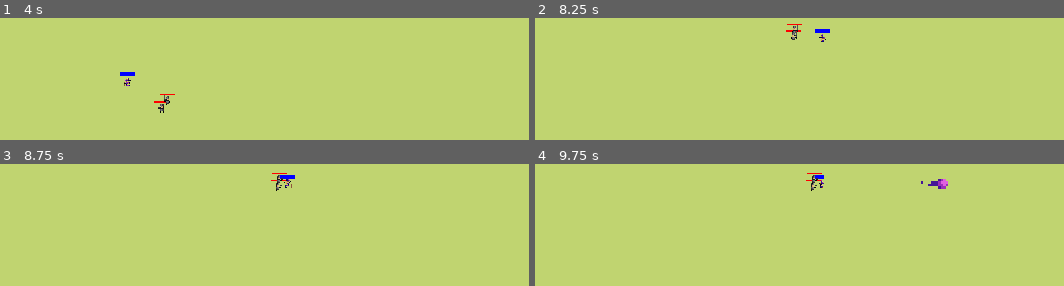
Above: before the commit, frames 1-4 (two rows, left to right).
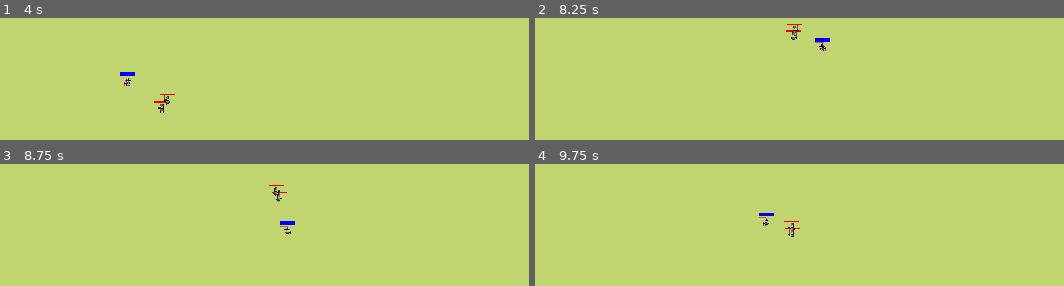
Above: after the commit, the same moments.

Repository: matulai/videojuego-rival-tactics
Game: Godot game, scene res://scenes/TestScene.tscn
The game is run twice, just before and just after one commit, with the same random seed, the same clock (stepped at 60 frames per second) and the same inputs. This scene is started directly instead of the project's main scene.
Inputs:
- Up to frame 1 (4 s): tap Enter at 0.5 s; hold W (move_up_1) 0.53-2.03 s; tap Space (attack_1) at 0.6, 2.75 s; tap Keypad 1 (attack_2) at 1.35 s; hold A (move_left_1) 2.03-3.53 s; tap Q (hability_1) at 2.1 s; tap Keypad 2 (hability_2) at 2.85 s; hold S (move_down_1) from 3.53 s (still down); tap Down (move_down_2) at 3.6 s
- Up to frame 2 (8.25 s): tap Enter at 4.25 s; release S (move_down_1) at 4.28 s; hold D (move_right_1) 4.28-5.03 s; tap Left (move_left_2) at 4.35 s; hold W (move_up_1) 5.03-5.78 s; tap Right (move_right_2) at 5.1 s; hold D (move_right_1) 5.78-8.03 s; tap Up (move_up_2) at 5.85 s; tap Space (attack_1) at 6.6, 7.25 s; tap Keypad 1 (attack_2) at 7.35 s; hold S (move_down_1) from 8.03 s (still down); tap Q (hability_1) at 8.1 s
- Up to frame 3 (8.75 s): keep holding S (move_down_1)
- Up to frame 4 (9.75 s): release S (move_down_1) at 8.78 s; hold A (move_left_1) 8.78-9.53 s; tap Keypad 2 (hability_2) at 8.85 s; tap Enter at 9.5 s; hold W (move_up_1) from 9.53 s (still down); tap Down (move_down_2) at 9.6 s

Frame 1 is identical in both runs. In frame 2, 0.3% of the frame differs, in the area x 52-56%, y 9-28%; in frame 3, 0.5%; in frame 4, 0.7%, in the area x 42-79%, y 7-60%.

Commit message:
Se agregan efectos de sonidos para la habilidad del mago

Diff:
--- a/boss_rival_tactics/characters/player/hability.gd
+++ b/boss_rival_tactics/characters/player/hability.gd
@@ -1,10 +1,14 @@
 extends AbstractState
 
 func enter() -> void:
-	character.move_direction = Vector2.ZERO
-	character.move()
-	character._play_animation("hability_animation")
+	if not character.hability_bar.is_hability_on_cooldown:
+		character.move_direction = Vector2.ZERO
+		character.move()
+		character._play_animation("hability_animation")
+	else:
+		emit_signal("finished", "idle")
 
 func _on_animation_finished(anim_name: String):
 	if anim_name == "hability_animation":
 		emit_signal("finished", "idle")
+		character.hability_bar.hability_casted()
--- a/boss_rival_tactics/characters/player/players/playerMage.gd
+++ b/boss_rival_tactics/characters/player/players/playerMage.gd
@@ -19,3 +19,6 @@
 	)
 
 	get_tree().current_scene.add_child(projectile_instance)
+
+func hability_spell_cast_sound() -> void:
+	play_sound("res://music_sonds/magical-spell-cast.wav")
--- a/boss_rival_tactics/habilities/fireball/Fireball.gd
+++ b/boss_rival_tactics/habilities/fireball/Fireball.gd
@@ -1,7 +1,7 @@
 extends "res://weapons/Proyectile.gd"
 
-@onready var particles: CPUParticles2D = $CPUParticles2D
 @onready var animation: AnimationPlayer = $AnimationPlayer
+@onready var audio: AudioStreamPlayer2D = $AudioStreamPlayer2D
 
 var is_exploting: bool = false
 
@@ -11,11 +11,14 @@
 	animation.play("idle")
 
 func _on_hitbox_body_entered(body: Node2D) -> void:
-	animation.play("explosion")
-	set_physics_process(false)
+	explote()
 	if body.has_method("take_damage"):
 		body.take_damage(damage, 0, 0)
 
 func _on_lifetime_timer_timeout() -> void:
+	explote()
+
+func explote() -> void:
+	audio.play()
 	animation.play("explosion")
 	set_physics_process(false)
--- a/boss_rival_tactics/habilities/fireball/Fireball.tscn
+++ b/boss_rival_tactics/habilities/fireball/Fireball.tscn
@@ -1,8 +1,9 @@
-[gd_scene load_steps=9 format=3 uid="uid://deixwyw8nov3a"]
+[gd_scene load_steps=10 format=3 uid="uid://deixwyw8nov3a"]
 
 [ext_resource type="PackedScene" uid="uid://bftfueubtbhuy" path="res://weapons/Proyectile.tscn" id="1_dprg1"]
 [ext_resource type="Script" path="res://habilities/fireball/Fireball.gd" id="2_8o0r7"]
 [ext_resource type="Texture2D" uid="uid://b7n7wohj4253a" path="res://assets/sprites/magic_bullet1.png" id="3_ixo8g"]
+[ext_resource type="AudioStream" uid="uid://ds56qfdlxs5fw" path="res://music_sonds/magic-spell-impact.wav" id="4_ealcj"]
 
 [sub_resource type="CircleShape2D" id="CircleShape2D_o6yjk"]
 radius = 12.0
@@ -163,20 +164,11 @@
 position = Vector2(15, 0)
 shape = SubResource("CircleShape2D_o6yjk")
 
-[node name="CPUParticles2D" type="CPUParticles2D" parent="." index="3"]
-emitting = false
-amount = 24
-lifetime = 0.5
-one_shot = true
-explosiveness = 1.0
-spread = 180.0
-gravity = Vector2(0, 0)
-initial_velocity_min = 150.0
-initial_velocity_max = 150.0
-scale_amount_max = 4.0
-color = Color(0.554711, 0.000222749, 0.554888, 1)
-
-[node name="AnimationPlayer" type="AnimationPlayer" parent="." index="4"]
+[node name="AnimationPlayer" type="AnimationPlayer" parent="." index="3"]
 libraries = {
 "": SubResource("AnimationLibrary_s7w4v")
 }
+
+[node name="AudioStreamPlayer2D" type="AudioStreamPlayer2D" parent="." index="4"]
+stream = ExtResource("4_ealcj")
+volume_db = -4.0
Not shown, added: boss_rival_tactics/music_sonds/magic-spell-impact.wav.import
Not shown, added: boss_rival_tactics/music_sonds/magical-spell-cast.wav.import
Not shown, added: boss_rival_tactics/music_sonds/magic-spell-impact.wav
Not shown, added: boss_rival_tactics/music_sonds/magical-spell-cast.wav
